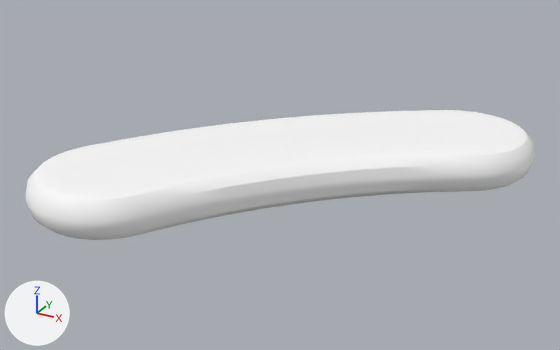
The glTF model impress/extensions/sceneviewerxr/assets/scale_handle.glb, before and after one commit.
The view is the same before and after, from a camera (50 mm lens) standing at (0.0424, -0.081, 0.0389) and looking at (-0.0015, -0.0013, -0.001). The axes (+X, +Y, +Z) are drawn at lower left. The lights are the same throughout. The picture after the commit comes second.

In view in the first picture: 'resizer'.
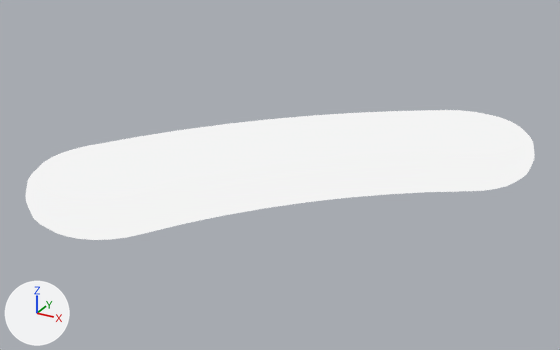
Changed parts and their boxes (x1, y1, x2, y2) in the pictures (560 x 350 px):
'resizer', recoloured (lighter): (25, 110, 535, 240) in both

What changed in the scene script:
```text
Change mat_surfaceshader1:
    where n0 = _N.new('ShaderNodeBsdfPrincipled'); n0.name = 'Principled BSDF'
    add n0.inputs[1].default_value = 1.0  # 'Metallic'
    n0.inputs[2].default_value: 0.553 -> 1.0  # 'Roughness'
    add n0.inputs[28].default_value = 0.9  # 'Emission Strength'
    add n3 = _N.new('ShaderNodeMix'); n3.name = 'Mix'
    add n3.data_type = 'RGBA'
    add n3.blend_type = 'MULTIPLY'
    add n3.inputs[0].default_value = 1.0  # 'Factor'
    add n3.inputs[7].default_value = (0.0, 0.0, 0.0, 1.0)  # 'B', black #000000
    where n2 = _N.new('ShaderNodeVertexColor'); n2.name = 'Color Attribute'
    remove _L.new(n2.outputs[0], n0.inputs[0])  # 'Color' to 'Base Color'
    add _L.new(n3.outputs[2], n0.inputs[0])  # 'Result' to 'Base Color'
    add _L.new(n2.outputs[0], n3.inputs[6])  # 'Color' to 'A'
```
